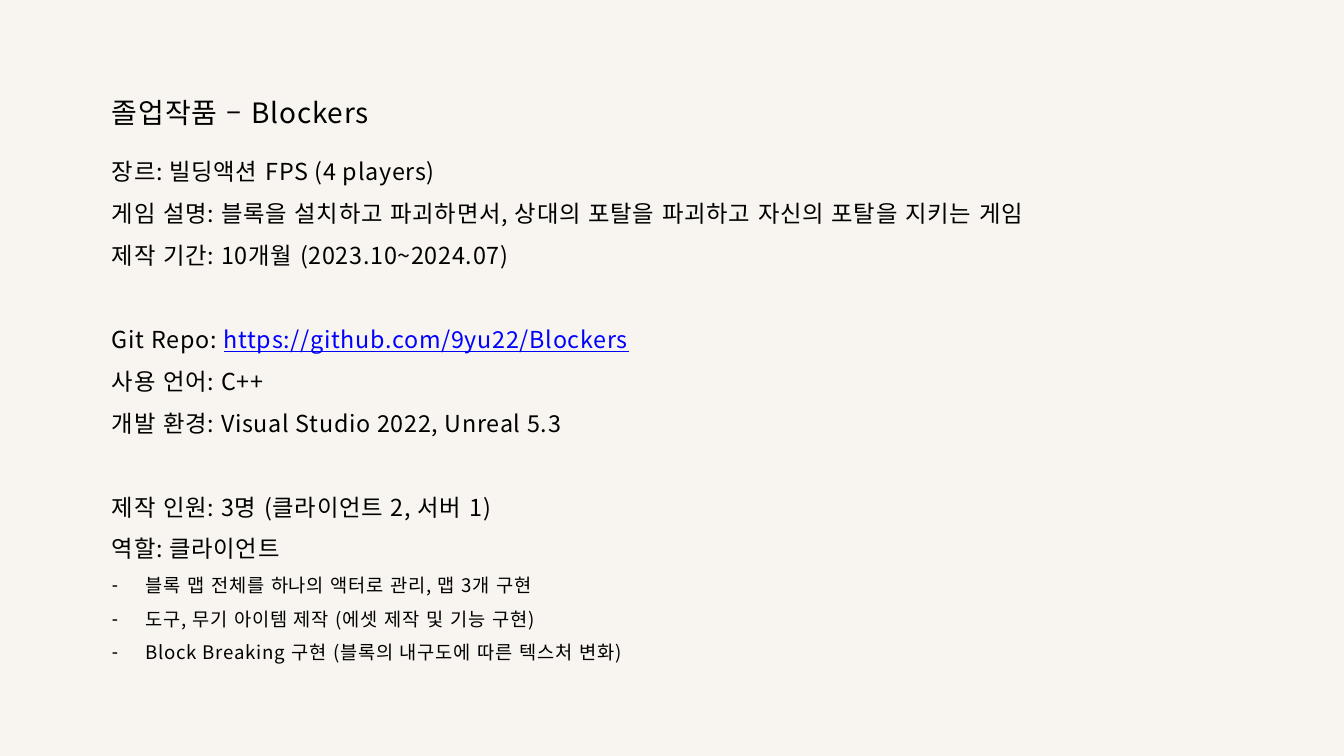
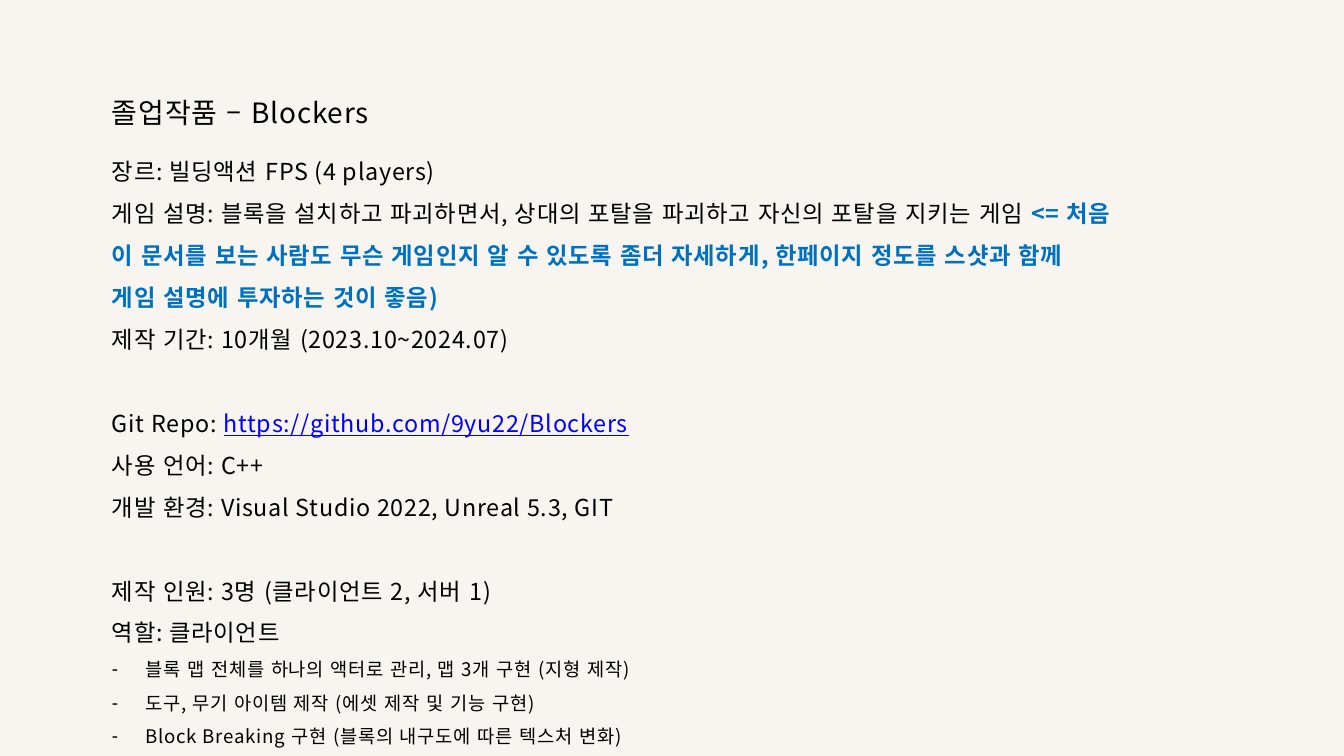
Before and after one commit to 9yu22/Blockers, a slide deck: slide 3 of 포트폴리오/언리얼_클라_오다은.pptx. Drawn at 1344x756 pixels with LibreOffice and Linux fonts; fonts in the diff are those of the drawing. Boxes give left, top, right and bottom in pixels: in the first picture for what was removed or moved away, otherwise in the second. Text is boxed around its words. In the diff, an @@ line names an element or a change of style, - is before the commit and + after.

```diff
--- a/포트폴리오/언리얼_클라_오다은.pptx
+++ b/포트폴리오/언리얼_클라_오다은.pptx
@@ text at (112,202,1110,311): text changed; text colour #000000 to #0070C0; bold on @@
-게임 설명: 블록을 설치하고 파괴하면서, 상대의 포탈을 파괴하고 자신의 포탈을 지키는 게임
+게임 설명: 블록을 설치하고 파괴하면서, 상대의 포탈을 파괴하고 자신의 포탈을 지키는 게임 <= 처음 이 문서를 보는 사람도 무슨 게임인지 알 수 있도록 좀더 자세하게, 한페이지 정도를 스샷과 함께 게임 설명에 투자하는 것이 좋음)
@@ text at (112,496,613,520): text changed @@
-개발 환경: Visual Studio 2022, Unreal 5.3
+개발 환경: Visual Studio 2022, Unreal 5.3, GIT
@@ text at (146,660,629,680): text changed @@
-– 블록 맵 전체를 하나의 액터로 관리, 맵 3개 구현
+– 블록 맵 전체를 하나의 액터로 관리, 맵 3개 구현 (지형 제작)
```
Also in this commit, not shown: 2 other slides changed, 2 slides added, 1 other file.
